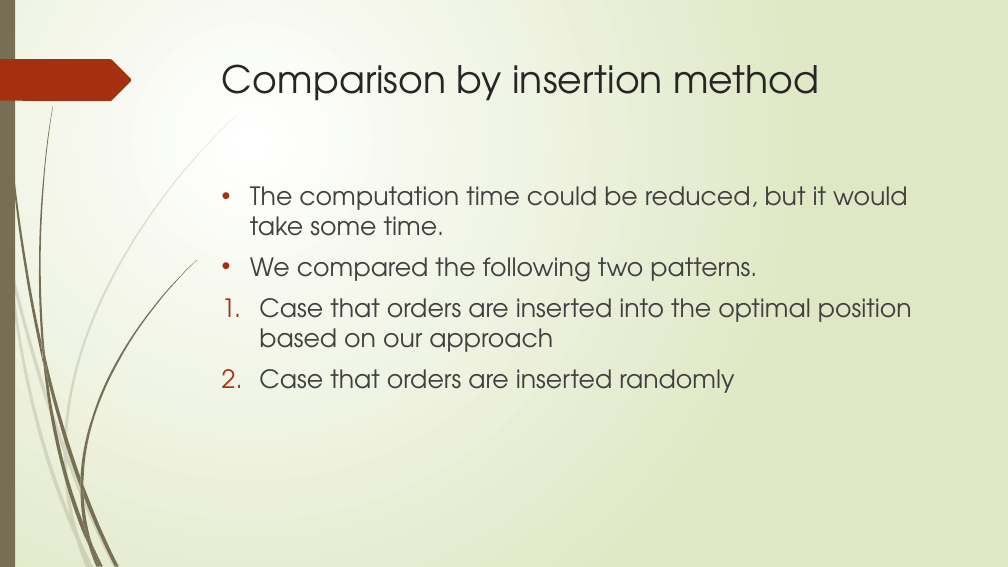
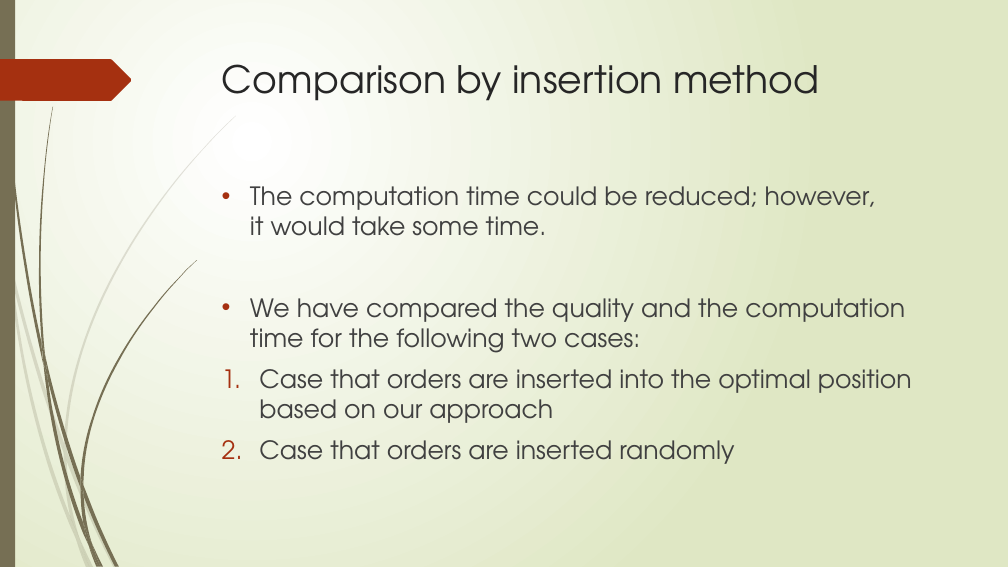
Before and after one commit to r-kurosu/kline_new, a slide deck: slide 49 of 竹田_修論発表.pptx (slide 46 before the commit). Drawn at 1008x567 pixels with LibreOffice and Linux fonts; fonts in the diff are those of the drawing. Boxes give left, top, right and bottom in pixels: in the first picture for what was removed or moved away, otherwise in the second. Text is boxed around its words. In the diff, an @@ line names an element or a change of style, - is before the commit and + after.

```diff
--- a/竹田_修論発表.pptx
+++ b/竹田_修論発表.pptx
@@ text at <box>250,186,905,353</box>: text changed @@
-• The computation time could be reduced, but it would take some time.
-• We compared the following two patterns.
+• The computation time could be reduced; however, it would take some time.
+• We have compared the quality and the computation time for the following two cases:
```
Also in this commit, not shown: 19 other slides changed, 3 slides added.
